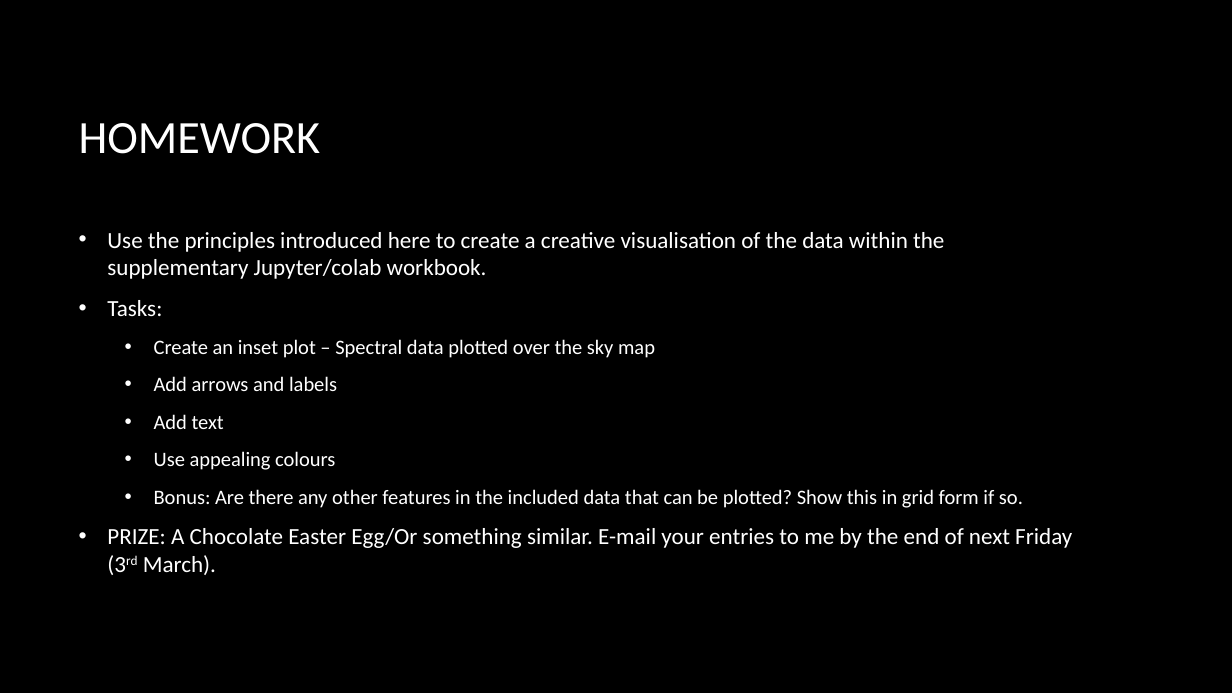
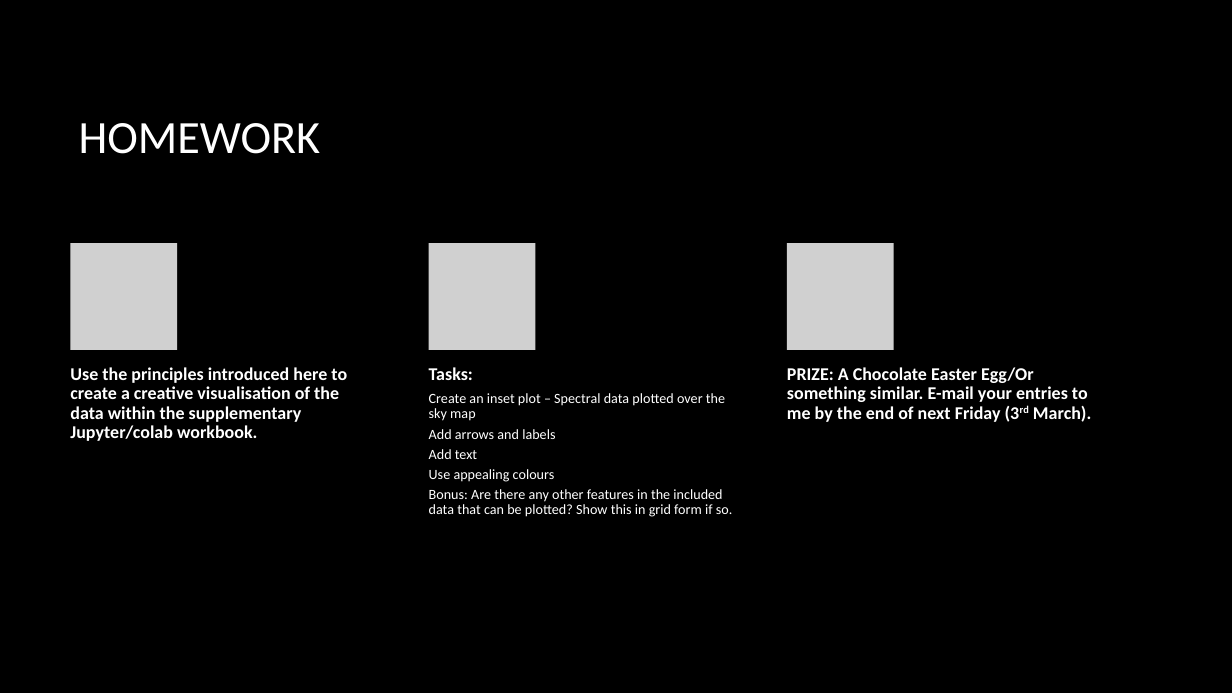
Before and after one commit to smandhai/Astro-Data-Handling-Tutorials, a slide deck: slide 26 of Intro to Astro-data .pptx (slide 25 before the commit). Drawn at 1232x693 pixels with LibreOffice and Linux fonts; fonts in the diff are those of the drawing; grey boxes stand for pictures; background and template pictures are left out. Boxes give left, top, right and bottom in pixels: in the first picture for what was removed or moved away, otherwise in the second. Text is boxed around its words. In the diff, an @@ line names an element or a change of style, - is before the commit and + after.

```diff
--- a/Intro to Astro-data .pptx
+++ b/Intro to Astro-data .pptx
@@ text removed at [107,232,1072,575] @@
-• Use the principles introduced here to create a creative visualisation of the data within the supplementary Jupyter/colab workbook.
-• Tasks:
-  • Create an inset plot – Spectral data plotted over the sky map
-  • Add arrows and labels
-  • Add text
-  • Use appealing colours
-  • Bonus: Are there any other features in the included data that can be plotted? Show this in grid form if so.
-• PRIZE: A Chocolate Easter Egg/Or something similar. E-mail your entries to me by the end of next Friday (3rd March).
@@ group added at [70,243,1091,517]: 4 texts, 3 pictures @@
+Use the principles introduced here to create a creative visualisation of the data within the supplementary Jupyter/colab workbook.
+Tasks:
+Create an inset plot – Spectral data plotted over the sky map
+Add arrows and labels
+Add text
+Use appealing colours
+Bonus: Are there any other features in the included data that can be plotted? Show this in grid form if so.
+PRIZE: A Chocolate Easter Egg/Or something similar. E-mail your entries to me by the end of next Friday (3rd March).
```
Also in this commit, not shown: 11 other slides changed, 2 slides added, 1 slide removed, 1 other file.
